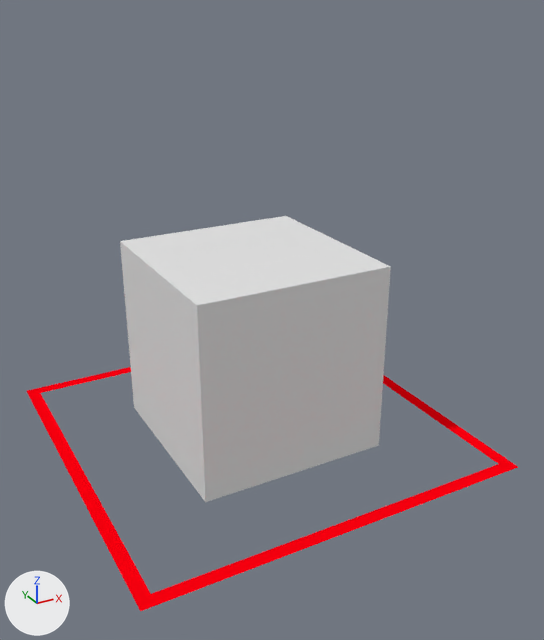
Before and after pictures for a commit that changed the Blender file rct2/scenery/MartianTheming/tmo1_Martian-Object/tmo1_V001.blend.
The view is the same before and after, from a 50 mm lens placed at (-3.25, -6.39, 4.41), pointed at (0.07, -0.36, 1.4). Every picture has the same lights, and +X, +Y and +Z are marked at lower left.
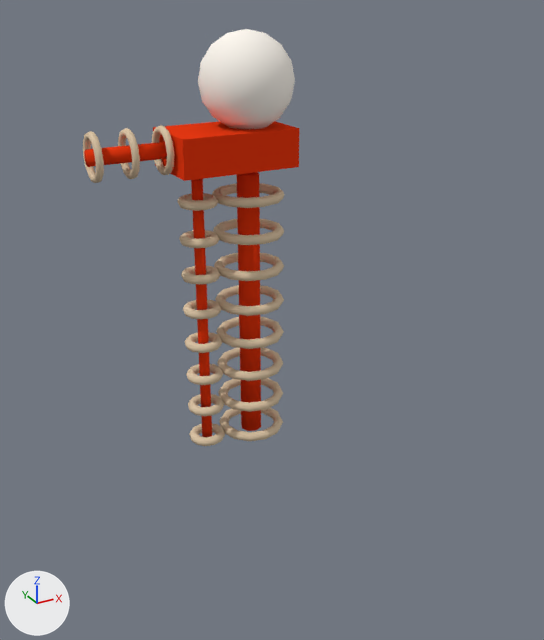
Where the newer file only moved an object's origin or applied its transform, the numbers keep the older frame.

What differs and where, as boxes (x1, y1, x2, y2) in the pictures (544 x 640 px):
'Cube', recoloured, mesh rescaled (46% narrower, 79% shorter)
    before: (120, 216, 391, 502)
    after: (153, 121, 299, 181)
'Plane.001', hidden (red)
    before: (27, 367, 518, 611)
'Torus', added
    after: (212, 183, 284, 441)
'Sphere.005', added
    after: (198, 29, 295, 129)
'Cylinder', added (red)
    after: (237, 172, 261, 431)
'Torus.001', added (beige)
    after: (177, 193, 225, 446)
'Cylinder.001', added (red)
    after: (191, 179, 212, 437)
'Torus.002', added (beige)
    after: (83, 125, 175, 183)
'Cylinder.002', added (red)
    after: (84, 142, 167, 167)

Edits to the bpy script that builds the scene:
```text
Change me_cube:
    where me_cube.from_pydata(...)  # 8 vertices, 6 faces; spans x -1.0..1.0, y -1.0..1.0, z 0.0..2.0
    me_cube part 1: the whole mesh is scaled about its middle by (0.576, 0.354, 0.177), then moved by (-0.22, 0.0, 2.07)
    add me_cube.materials.append(mat_martian_orange)  # red #eb3a14
Change ob_plane_001:
    ob_plane_001.scale: (1.0, 1.0, 1.0) -> (0.5, 0.5, 0.5)
    add ob_plane_001.hide_render = True
Add ob_torus:
    ob_torus = bpy.data.objects.new('Torus', me_torus)  # a torus around z (ring radius 1.01, tube radius 0.16) spanning x -1.18..1.18, y -1.18..1.18, z 0.0..0.33; in mat_brass (beige #ddc6a7); modifiers ARRAY
    ob_torus.parent = ob_cylinder
    ob_torus.location = (0.0, 0.0, 0.0)
    ob_torus.scale = (0.6, 0.6, 0.6)
Add ob_cylinder:
    ob_cylinder = bpy.data.objects.new('Cylinder', me_cylinder)  # an 8-sided cylinder along z spanning x -0.23..0.23, y -0.23..0.23, z 0.0..5.6; in mat_martian_orange (red #eb3a14)
    ob_cylinder.location = (0.0, 0.0, 0.0)
    ob_cylinder.scale = (0.5, 0.5, 0.5)
Add ob_sphere_005:
    ob_sphere_005 = bpy.data.objects.new('Sphere.005', me_sphere_008)  # a UV sphere (16 segments, 8 rings, poles along z) spanning x -1.0..1.0, y -1.0..1.0, z -1.0..1.0; in mat_mars_white (white #fff9f0)
    ob_sphere_005.location = (0.0, 0.0, 3.65)
    ob_sphere_005.scale = (0.445, 0.445, 0.445)
Add ob_torus_001:
    ob_torus_001 = bpy.data.objects.new('Torus.001', me_torus_001)  # a torus around z (ring radius 0.48, tube radius 0.159) spanning x -0.64..0.64, y -0.64..0.64, z 0.008..0.326; in mat_brass (beige #ddc6a7); modifiers ARRAY
    ob_torus_001.parent = ob_cylinder_001
    ob_torus_001.location = (0.0, 0.0, 0.0)
    ob_torus_001.scale = (0.6, 0.6, 0.6)
Add ob_cylinder_001:
    ob_cylinder_001 = bpy.data.objects.new('Cylinder.001', me_cylinder_001)  # an 8-sided cylinder along z spanning x -0.11..0.11, y -0.11..0.11, z 0.0..5.6; in mat_martian_orange (red #eb3a14)
    ob_cylinder_001.location = (-0.53, 0.0, 0.0)
    ob_cylinder_001.scale = (0.5, 0.5, 0.5)
Add ob_torus_002:
    ob_torus_002 = bpy.data.objects.new('Torus.002', me_torus_002)  # a torus around z (ring radius 0.48, tube radius 0.09) spanning x -0.57..0.57, y -0.57..0.57, z 0.014..0.192; in mat_brass (beige #ddc6a7); modifiers ARRAY
    ob_torus_002.parent = ob_cylinder_002
    ob_torus_002.location = (0.0, 0.0, 0.0)
    ob_torus_002.scale = (0.6, 0.6, 0.6)
Add ob_cylinder_002:
    ob_cylinder_002 = bpy.data.objects.new('Cylinder.002', me_cylinder_002)  # an 8-sided cylinder along z spanning x -0.114..0.114, y -0.114..0.114, z 0.0..1.12; in mat_martian_orange (red #eb3a14)
    ob_cylinder_002.location = (-0.81, 0.0, 3.1)
    ob_cylinder_002.rotation_euler = (0.0, -1.571, 0.0)  # degrees (0, -90, 0)
    ob_cylinder_002.scale = (0.65, 0.65, 0.65)
```
